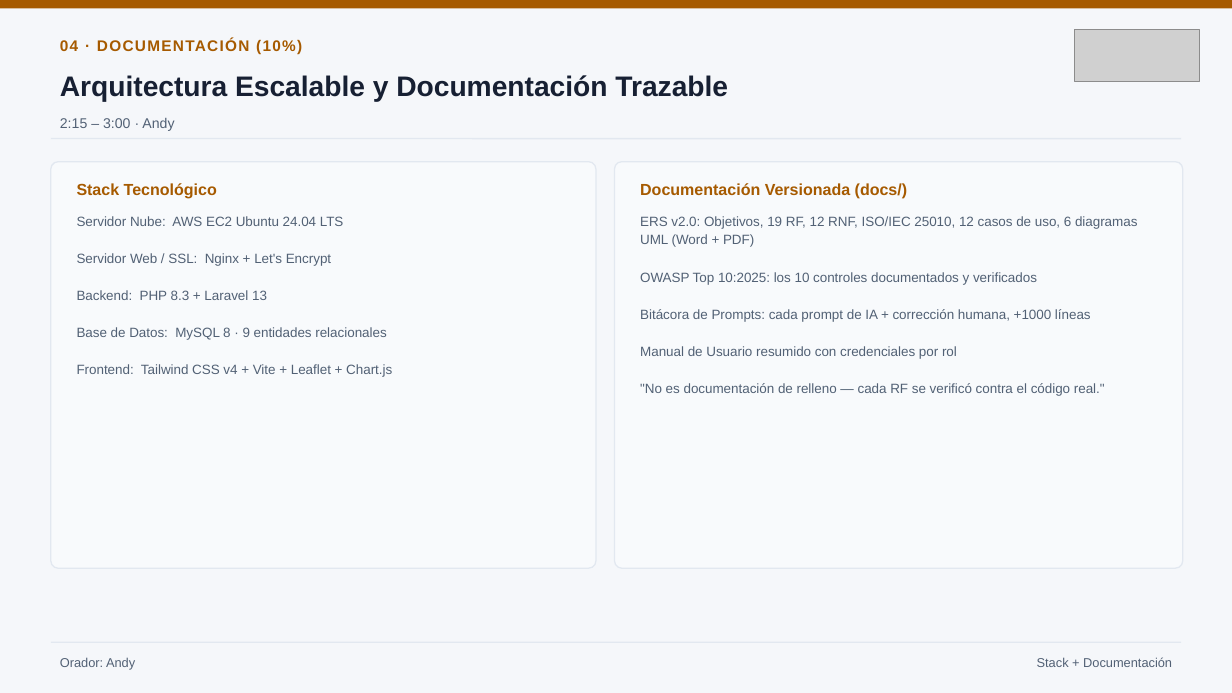
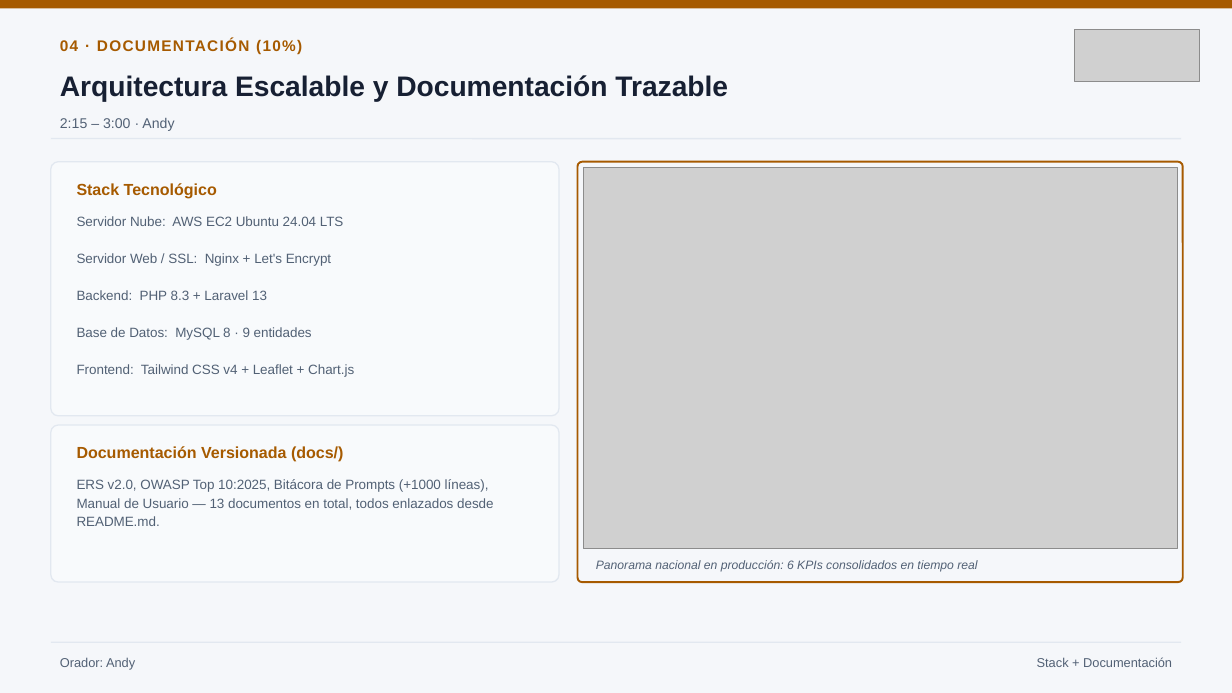
Before and after one commit to Andy13K/Dia_del_programador_IA, a slide deck: slide 4 of docs/export/Presentacion-Kin-Solar-Guatemala.pptx. Drawn at 1232x693 pixels with LibreOffice and Linux fonts; fonts in the diff are those of the drawing; grey boxes stand for pictures. Boxes give left, top, right and bottom in pixels: in the first picture for what was removed or moved away, otherwise in the second. Text is boxed around its words. In the diff, an @@ line names an element or a change of style, - is before the commit and + after.

```diff
--- a/docs/export/Presentacion-Kin-Solar-Guatemala.pptx
+++ b/docs/export/Presentacion-Kin-Solar-Guatemala.pptx
@@ rounded rectangle resized from (x1=51, y1=162, x2=596, y2=568) to (x1=51, y1=162, x2=559, y2=416) @@
@@ rounded rectangle at (x1=51, y1=162, x2=559, y2=416): proportions changed @@
@@ rounded rectangle added at (x1=578, y1=162, x2=1183, y2=582), outline #A65A00 1.5 pt @@
@@ picture added at (x1=583, y1=167, x2=1177, y2=549) @@
@@ text at (x1=77, y1=327, x2=354, y2=377): text changed @@
-Base de Datos: MySQL 8 · 9 entidades relacionales
-Frontend: Tailwind CSS v4 + Vite + Leaflet + Chart.js
+Base de Datos: MySQL 8 · 9 entidades
+Frontend: Tailwind CSS v4 + Leaflet + Chart.js
@@ rounded rectangle at (x1=51, y1=425, x2=559, y2=582): proportions changed @@
@@ rounded rectangle resized from (x1=615, y1=162, x2=1183, y2=568) to (x1=51, y1=425, x2=559, y2=582) @@
@@ text "Documentación Versionada (docs/)" moved from (x1=640, y1=183, x2=908, y2=199) to (x1=77, y1=446, x2=344, y2=462) @@
@@ text at (x1=77, y1=479, x2=494, y2=526): text changed @@
-ERS v2.0: Objetivos, 19 RF, 12 RNF, ISO/IEC 25010, 12 casos de uso, 6 diagramas UML (Word + PDF)
-OWASP Top 10:2025: los 10 controles documentados y verificados
-Bitácora de Prompts: cada prompt de IA + corrección humana, +1000 líneas
-Manual de Usuario resumido con credenciales por rol
-"No es documentación de relleno — cada RF se verificó contra el código real."
+ERS v2.0, OWASP Top 10:2025, Bitácora de Prompts (+1000 líneas), Manual de Usuario — 13 documentos en total, todos enlazados desde README.md.
@@ text added at (x1=596, y1=560, x2=977, y2=572), 9.5 pt, text #526175, italic @@
+Panorama nacional en producción: 6 KPIs consolidados en tiempo real
```
Also in this commit, not shown: 12 other slides changed, 2 slides added, 3 slides removed, 12 other files.
